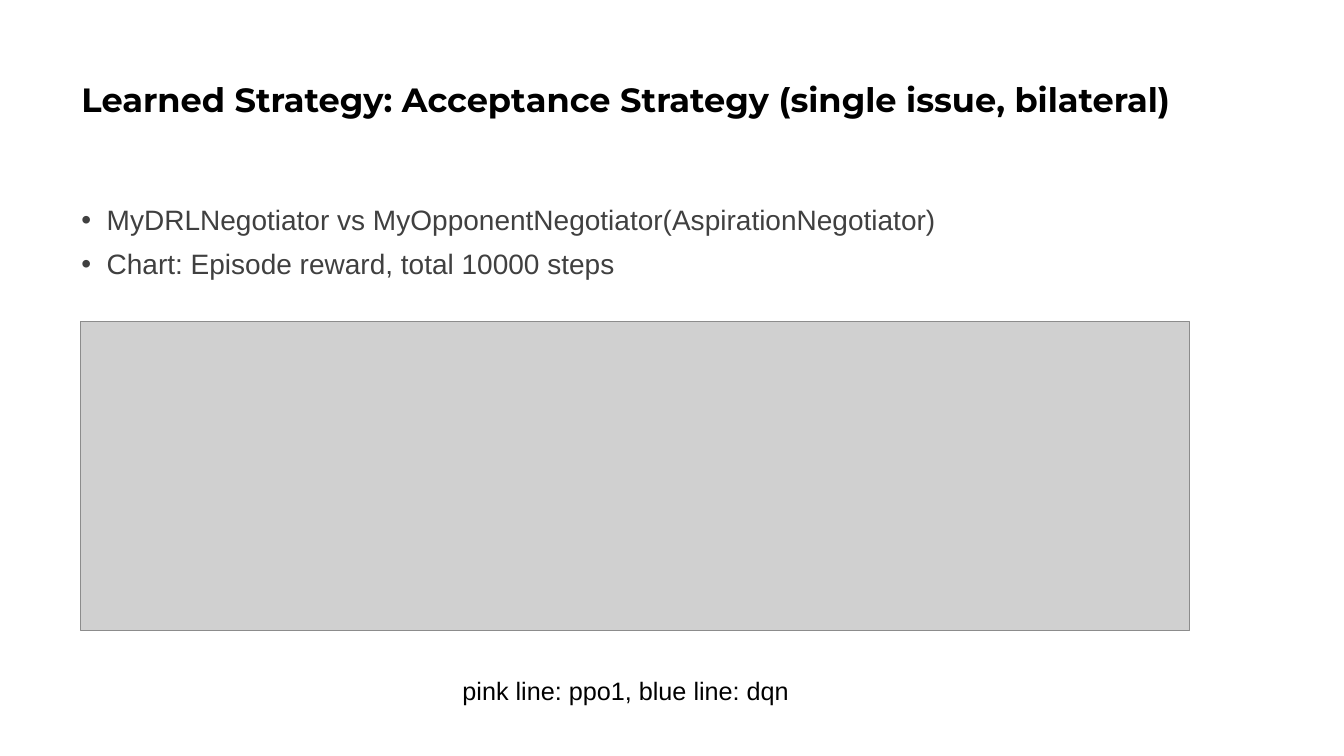
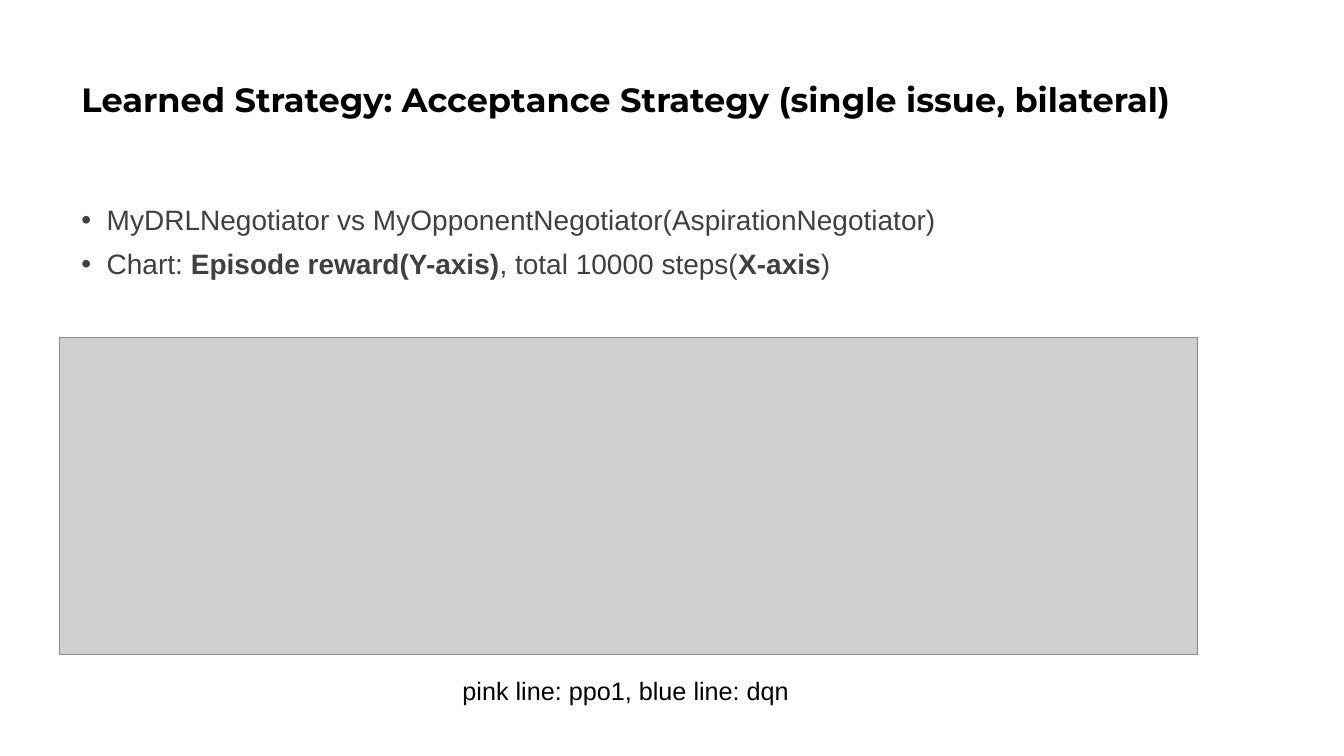
Before and after one commit to YueNing/summary_thesis, a slide deck: slide 5 of summary-2020-10a11/report.pptx. Drawn at 1344x756 pixels with LibreOffice and Linux fonts; fonts in the diff are those of the drawing; grey boxes stand for pictures; background and template pictures are left out. Boxes give left, top, right and bottom in pixels: in the first picture for what was removed or moved away, otherwise in the second. Text is boxed around its words. In the diff, an @@ line names an element or a change of style, - is before the commit and + after.

```diff
--- a/summary-2020-10a11/report.pptx
+++ b/summary-2020-10a11/report.pptx
@@ text at (107, 253, 831, 279): text changed; bold on @@
-• Chart: Episode reward, total 10000 steps
+• Chart: Episode reward(Y-axis), total 10000 steps(X-axis)
@@ picture: place and size @@
-picture at (81, 322, 1190, 631)
+picture at (59, 338, 1198, 655)
```
Also in this commit, not shown: 7 other slides changed, 2 slides added, 2 slides removed, 6 other files.
